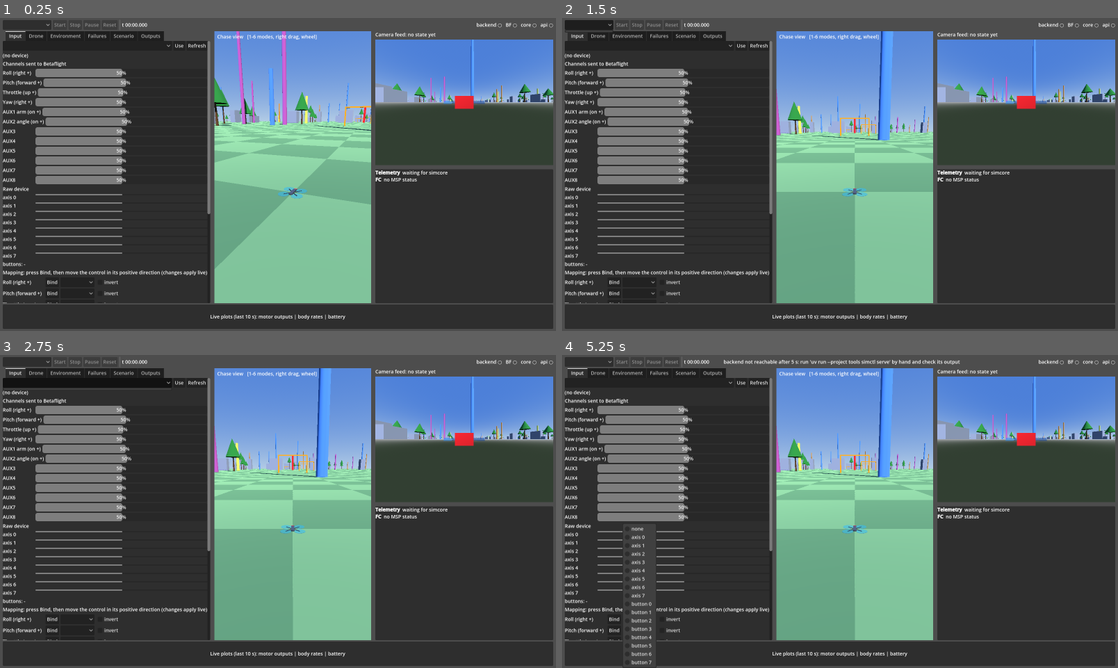
Above: before the commit, frames 1-4 (two rows, left to right).
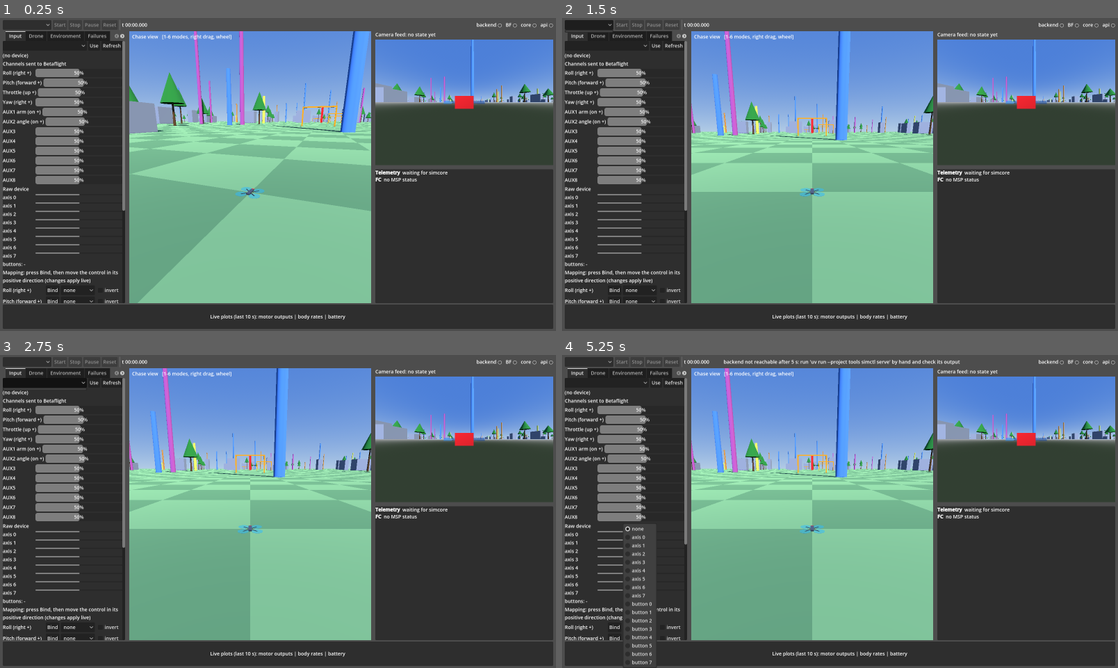
Above: after the commit, the same moments.

Repository: jekabso21/Helix
Game: Godot game, scene res://scenes/main_window.tscn
The game is run twice, just before and just after one commit, with the same random seed, the same clock (stepped at 60 frames per second) and the same inputs.
Inputs (mouse positions are in pixels of both pictures, inside the frame that each line leads up to; where the layout moved, square brackets give the same spot in the first picture):
- Up to frame 1 (0.25 s): no input
- Up to frame 2 (1.5 s): tap Enter at 0.5 s; move the mouse to (962, 158) at 0.52 s; hold D 0.53-1.25 s; tap 1 at 0.6 s; click (962, 158) at 0.67 s; click (589, 24) at 1.25 s
- Up to frame 3 (2.75 s): click (44, 383) [88, 383] at 2 s
- Up to frame 4 (5.25 s): click "Use" at 2.75 s; click "Refresh" at 3.5 s; click "Bind" at 4.25 s; click (639, 627) at 5 s, where only the run after the commit has a clickable "none"

The runs differ from the first frame. In frame 1, 24% of the frame differs, in the area x 0-67%, y 4-92%; in frame 2, 25%; in frame 3, 25%; in frame 4, 25%, in the area x 0-67%, y 4-99%.

Commit message:
fix(app): keep the input tab from widening the dock and default sources to none

Diff:
--- a/app/ui/input_panel.gd
+++ b/app/ui/input_panel.gd
@@ -116,6 +116,8 @@
 	for i in CHANNELS.size():
 		var name := Label.new()
 		name.text = CHANNEL_LABELS[i]
+		name.clip_text = true
+		name.custom_minimum_size = Vector2(120, 0)
 		_table.add_child(name)
 		var bind := Button.new()
 		bind.text = "Bind"
@@ -211,7 +213,7 @@
 			option.add_item("axis %d" % a)
 		for b in buttons:
 			option.add_item("button %d" % b)
-		option.selected = mini(previous, option.item_count - 1)
+		option.selected = clampi(previous, 0, option.item_count - 1)
 
 
 func _refresh() -> void:
--- a/app/ui/input_panel.tscn
+++ b/app/ui/input_panel.tscn
@@ -31,6 +31,7 @@
 [node name="DeviceStatus" type="Label" parent="InputPanel"]
 layout_mode = 2
 autowrap_mode = 3
+custom_minimum_size = Vector2(0, 0)
 text = "(no device)"
 
 [node name="ChannelsTitle" type="Label" parent="InputPanel"]
@@ -49,6 +50,7 @@
 
 [node name="MappingTitle" type="Label" parent="InputPanel"]
 layout_mode = 2
+autowrap_mode = 3
 text = "Mapping: press Bind, then move the control in its positive direction (changes apply live)"
 
 [node name="Mapping" type="GridContainer" parent="InputPanel"]
